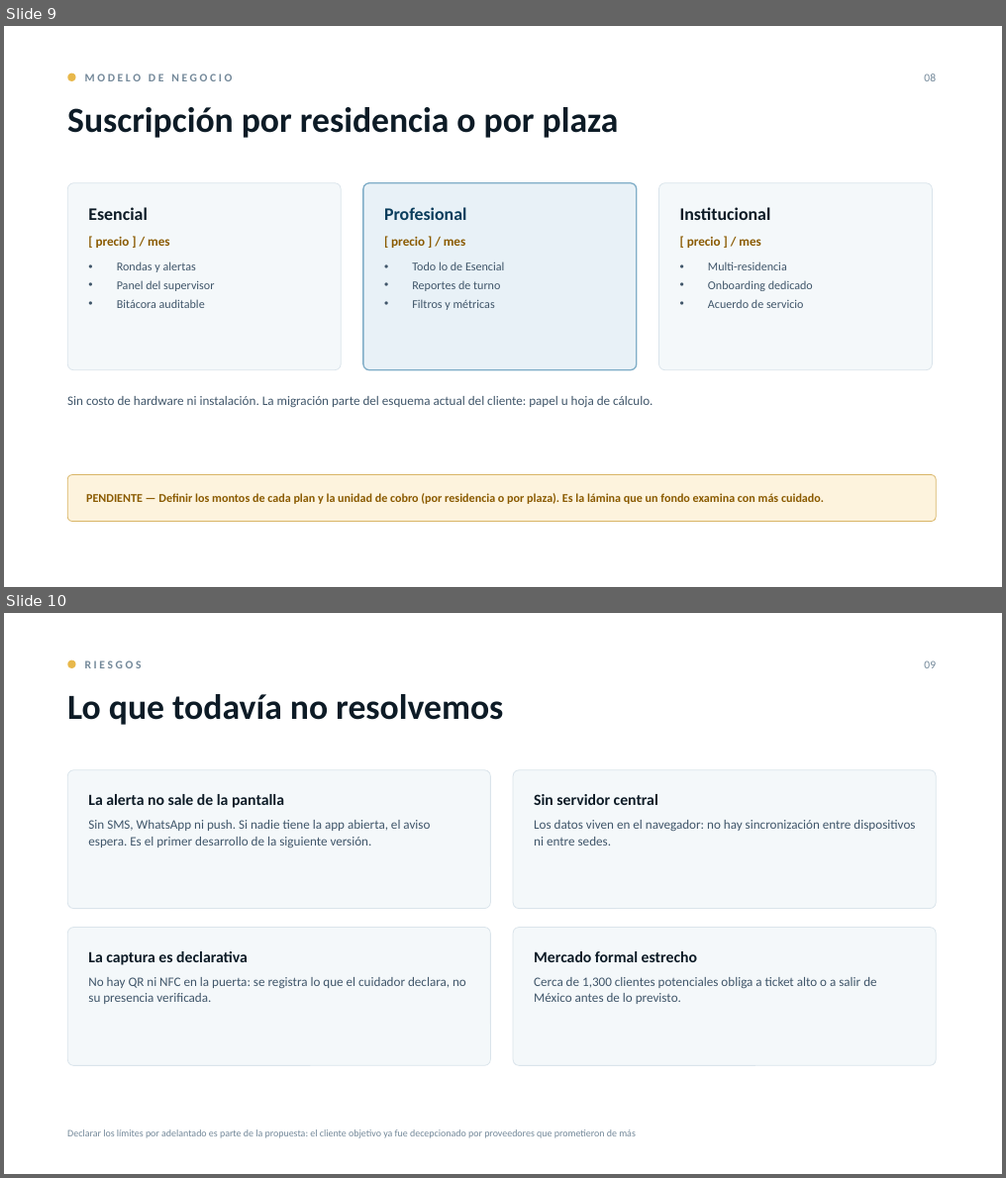
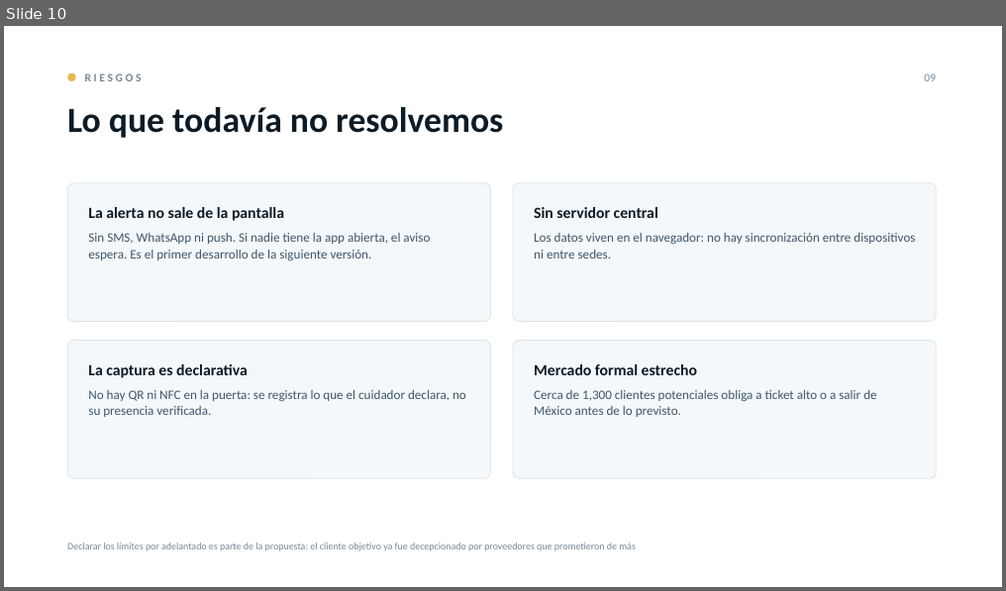
Before and after one commit to RobertMX23/CareSignalAPP, a slide deck: business/CareSignal_Pitch_Inversionistas.pptx. Shown one above the other, each under a label of ours: slides 9 and 10 before the commit, slide 10 after it. The pictures are 1006x1178 and 1006x591 pixels, drawn with LibreOffice and Linux fonts; fonts in the diff are those of the drawing. Boxes give left, top, right and bottom in pixels: in the first picture for what was removed or moved away, otherwise in the second. Text is boxed around its words. In the diff, an @@ line names an element or a change of style, - is before the commit and + after.

```diff
--- a/business/CareSignal_Pitch_Inversionistas.pptx
+++ b/business/CareSignal_Pitch_Inversionistas.pptx
@@ slide 9 removed at bbox=[4, 26, 1002, 587], background #FFFFFF @@
@@ ellipse removed at bbox=[67, 74, 76, 81] @@
@@ text removed at bbox=[85, 74, 232, 81] @@
-MODELO DE NEGOCIO
@@ text removed at bbox=[924, 74, 936, 81] @@
-08
@@ text removed at bbox=[67, 107, 619, 138] @@
-Suscripción por residencia o por plaza
@@ rounded rectangle removed at bbox=[67, 183, 341, 371] @@
@@ rounded rectangle removed at bbox=[363, 183, 637, 371] @@
@@ rounded rectangle removed at bbox=[659, 183, 933, 371] @@
@@ text removed at bbox=[88, 207, 147, 220] @@
-Esencial
@@ text removed at bbox=[384, 207, 467, 220] @@
-Profesional
@@ text removed at bbox=[680, 207, 771, 220] @@
-Institucional
@@ text removed at bbox=[96, 237, 169, 248] @@
-[ precio ] / mes
@@ text removed at bbox=[117, 262, 214, 308] @@
-• Rondas y alertas
-• Panel del supervisor
-• Bitácora auditable
@@ text removed at bbox=[391, 237, 465, 248] @@
-[ precio ] / mes
@@ text removed at bbox=[412, 262, 504, 310] @@
-• Todo lo de Esencial
-• Reportes de turno
-• Filtros y métricas
@@ text removed at bbox=[687, 237, 760, 248] @@
-[ precio ] / mes
@@ text removed at bbox=[708, 262, 813, 308] @@
-• Multi-residencia
-• Onboarding dedicado
-• Acuerdo de servicio
@@ text removed at bbox=[67, 396, 652, 408] @@
-Sin costo de hardware ni instalación. La migración parte del esquema actual del cliente: papel u hoja de cálculo.
@@ rounded rectangle removed at bbox=[67, 475, 936, 522] @@
@@ text removed at bbox=[86, 493, 824, 504] @@
-PENDIENTE — Definir los montos de cada plan y la unidad de cobro (por residencia o por plaza). Es la lámina que un fondo examina con más cuidado.
```
Also in this commit, not shown: 1 slide changed, 1 slide added, 1 other file.
